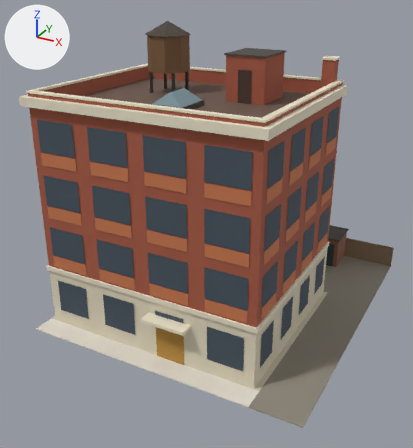
The glTF model public/models/office.glb: old version first, new version second.
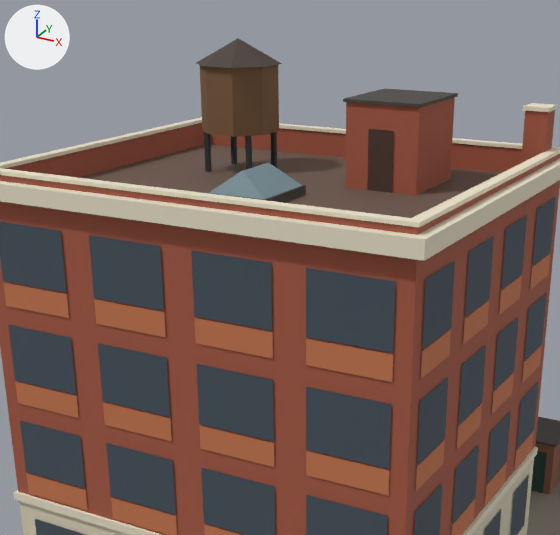
Each version is shown whole from a 50 mm lens placed at (17.22, -35.29, 23.27), pointed at (-0.96, -2.23, 6.74), then close up on the part from 9% to 83% of the width and 0% to 65% of the height. Every picture has the same lights, and +X, +Y and +Z are marked at upper left. The last two pictures show the newer version. Vertices at exactly the same position are counted once.

The older version as bpy lines, for what is in view:
```python
me_office = bpy.data.meshes.new('office')
me_office.from_pydata(...)  # 696 vertices, 730 faces; spans x -10.0..10.0, y -11.0..11.0, z 0.0..20.3
me_office.materials.append(mat_td_paving)  # light grey #e4ddd0
me_office.materials.append(mat_td_kerb)  # pale yellow #cfc7b4
me_office.materials.append(mat_td_cinder)  # grey #8f897c
me_office.materials.append(mat_td_board)  # brown #8a735a
me_office.materials.append(mat_td_brick_b)  # brown #8a5a44
me_office.materials.append(mat_td_tar3)  # dark grey #4a4643
me_office.materials.append(mat_td_door_g)  # dark cyan #27443e
me_office.materials.append(mat_td_lime)  # pale yellow #e0d6bd
me_office.materials.append(mat_td_brick_r)  # brown #a85a43
me_office.materials.append(mat_td_roof2)  # brown #6b5549
me_office.materials.append(mat_td_cream)  # pale yellow #ece3cb
me_office.materials.append(mat_win_office)  # greyish blue #45515d
me_office.materials.append(mat_td_terra)  # orange #c9784e
me_office.materials.append(mat_td_brass)  # orange #b88a3a
me_office.materials.append(mat_td_iron)  # dark grey #2f3134
me_office.materials.append(mat_td_wood)  # brown #7a5a3c
me_office.materials.append(mat_td_tank_roof)  # brown #4a4038
me_office.materials.append(mat_td_door)  # brown #4a342a
me_office.materials.append(mat_td_glass)  # greyish cyan #7f979f
me_office.materials.append(mat_td_tin)  # grey #9aa3a3
ob_office = bpy.data.objects.new('office', me_office)
ob_office.location = (0.0, 0.0, 0.0)
```
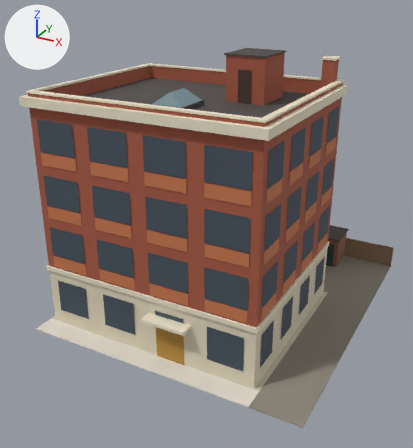
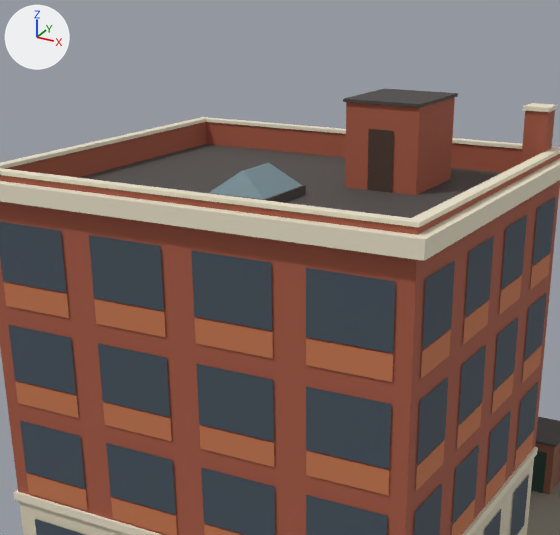
Where the change shows, as pixel boxes (x1, y1, x2, y2) in the close-ups (560 x 535 px):
'office', reshaped
    before: (0, 38, 560, 535)
    after: (0, 89, 560, 535)
part 1 of me_office, deleted
    before: (196, 38, 282, 172)
part 2 of me_office, recoloured (brown to dark grey)
    both: (85, 144, 501, 218)

Patch to the scene script:
```diff
--- a/public/models/office.glb.py
+++ b/public/models/office.glb.py
@@ mat_td_roof0 @@
+mat_td_roof0 = principled_material('td_roof0')
+mat_td_roof0.base_color = (0.0782, 0.0685, 0.063)  # dark grey #4f4a47
+mat_td_roof0.roughness = 0.8
@@ me_office @@
 # used by ob_office; location = (0.0, 0.0, 0.0)
-me_office.from_pydata(...)  # 696 vertices, 730 faces; spans x -10.0..10.0, y -11.0..11.0, z 0.0..20.3
+me_office.from_pydata(...)  # 639 vertices, 640 faces; spans x -10.0..10.0, y -11.0..11.0, z 0.0..18.6
+# me_office part 1: 6 loose pieces with 57 vertices, spanning x -6.3..-3.3, y -2.1..0.8, z 15.5..20.3, are deleted
+# me_office part 2: 12 faces spanning x -9.3..6.0, y -9.1..3.6, z 15.5 switch from mat_td_roof2 (brown #6b5549) to mat_td_roof0 (dark grey #4f4a47)
 me_office.materials.append(mat_td_paving)
@@ me_office @@
 me_office.materials.append(mat_td_brass)
-me_office.materials.append(mat_td_iron)  # dark grey #2f3134
-me_office.materials.append(mat_td_wood)  # brown #7a5a3c
-me_office.materials.append(mat_td_tank_roof)  # brown #4a4038
 me_office.materials.append(mat_td_door)
```
